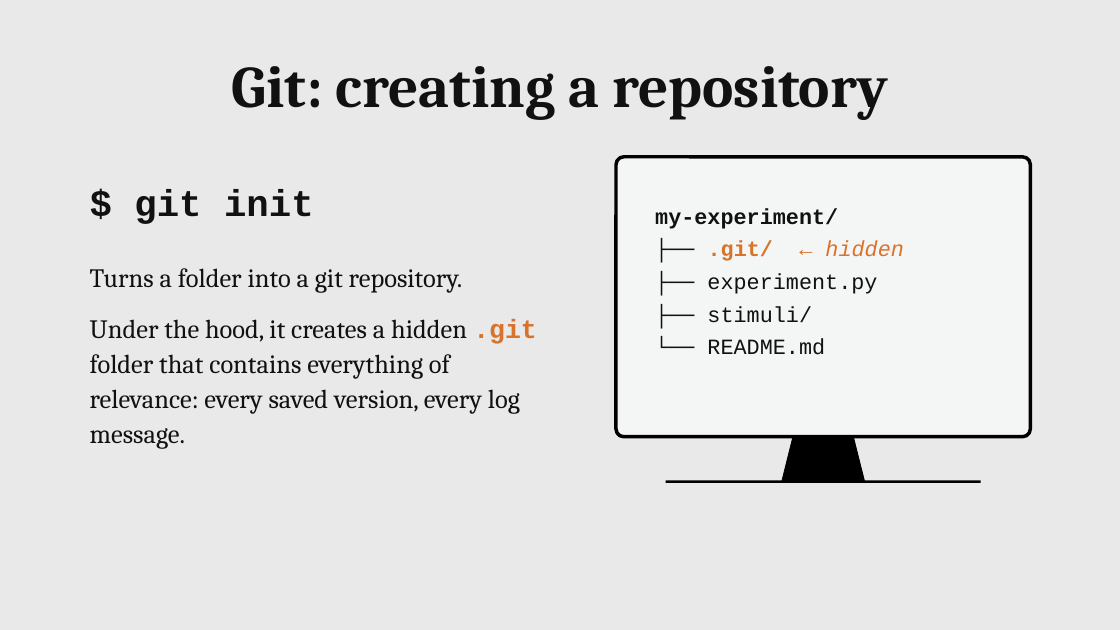
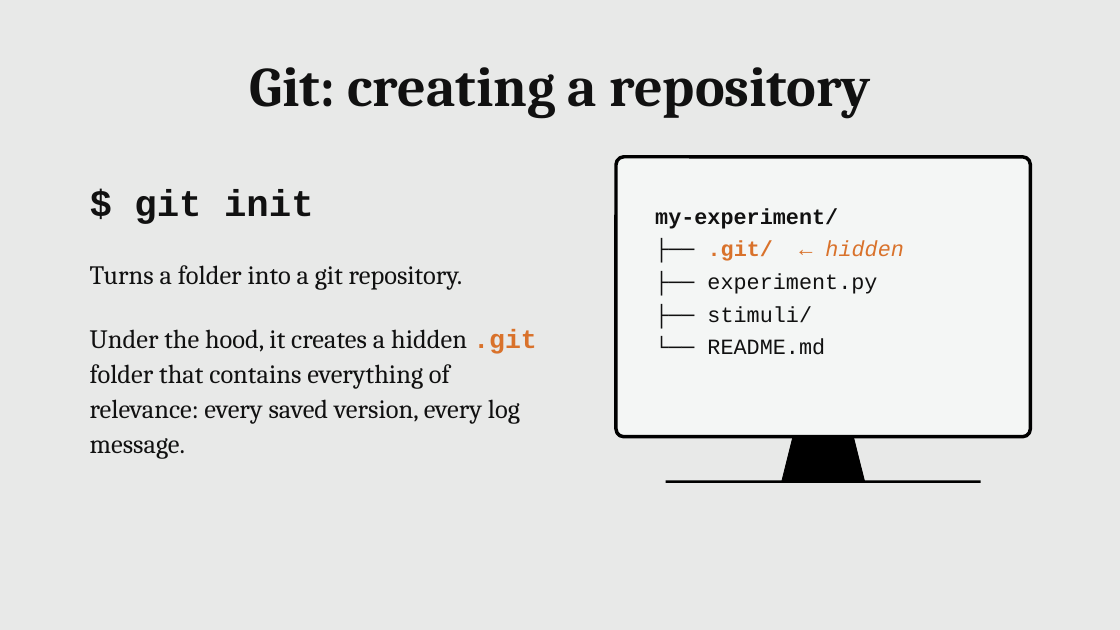
Before and after one commit to MaximeCaute/CogSupParis-Core-1, a slide deck: slide 6 of 2026-2027/S1/Session-01/Session_01_Course_introduction.odp. Drawn at 1120x630 pixels with LibreOffice and Linux fonts; fonts in the diff are those of the drawing. Boxes give left, top, right and bottom in pixels: in the first picture for what was removed or moved away, otherwise in the second. Text is boxed around its words. In the diff, an @@ line names an element or a change of style, - is before the commit and + after.

```diff
--- a/2026-2027/S1/Session-01/Session_01_Course_introduction.odp
+++ b/2026-2027/S1/Session-01/Session_01_Course_introduction.odp
@@ text "Git: creating a repository" at [249,67,871,119]: size 38 to 36 pt @@
@@ text at [90,268,463,292]: paragraph removed @@
-Turns a folder into a git repository.
@@ text added at [90,265,463,289], 17 pt, text #111111 @@
+Turns a folder into a git repository.
@@ text "Under the hood, it creates ...": place and size @@
-text "Under the hood, it creates ..." at [90,268,537,448]
+text "Under the hood, it creates ..." at [90,329,537,459]
```
Also in this commit, not shown: 6 other slides changed, 9 slides added, 5 slides removed.
